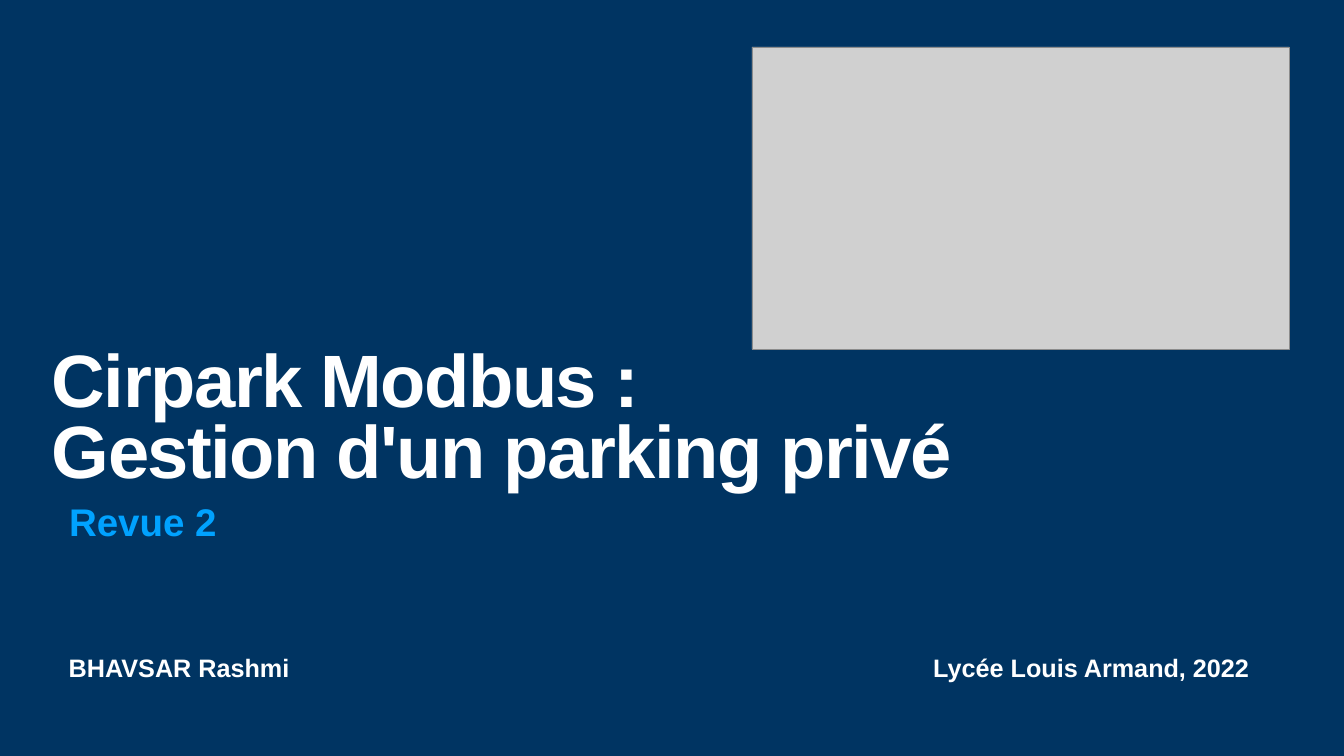
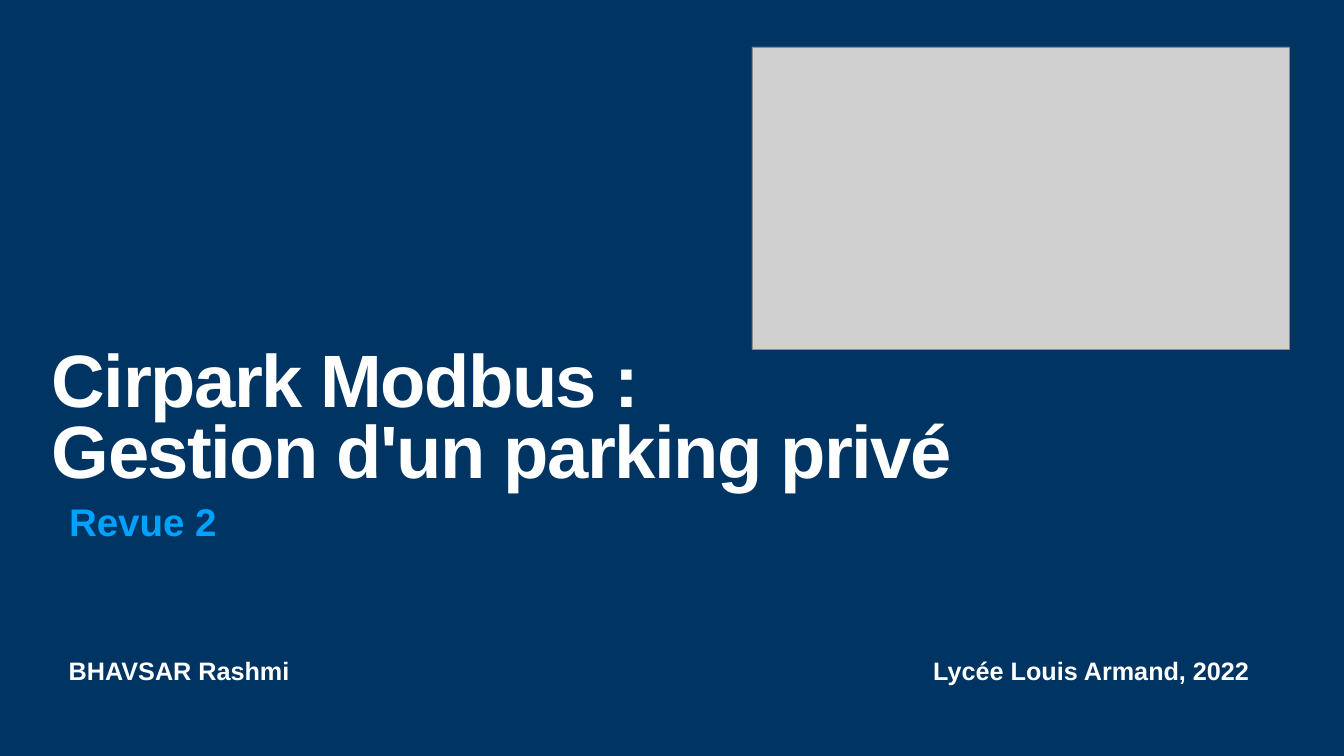
Before and after one commit to rash2615/Cirpark_Modbus, a slide deck: slide 1 of Cirpark_Modbus/Ressources/Final/Revue 2.pptx. Drawn at 1344x756 pixels with LibreOffice and Linux fonts; fonts in the diff are those of the drawing; grey boxes stand for pictures. Boxes give left, top, right and bottom in pixels: in the first picture for what was removed or moved away, otherwise in the second. Text is boxed around its words. In the diff, an @@ line names an element or a change of style, - is before the commit and + after.

```diff
--- a/Cirpark_Modbus/Ressources/Final/Revue 2.pptx
+++ b/Cirpark_Modbus/Ressources/Final/Revue 2.pptx
@@ text "BHAVSAR Rashmi Lycée Louis Armand, ..." at [69,661,1249,686]: line spacing 0.9 to 1 @@
```
Also in this commit, not shown: 5 other slides changed, 1 slide added.
